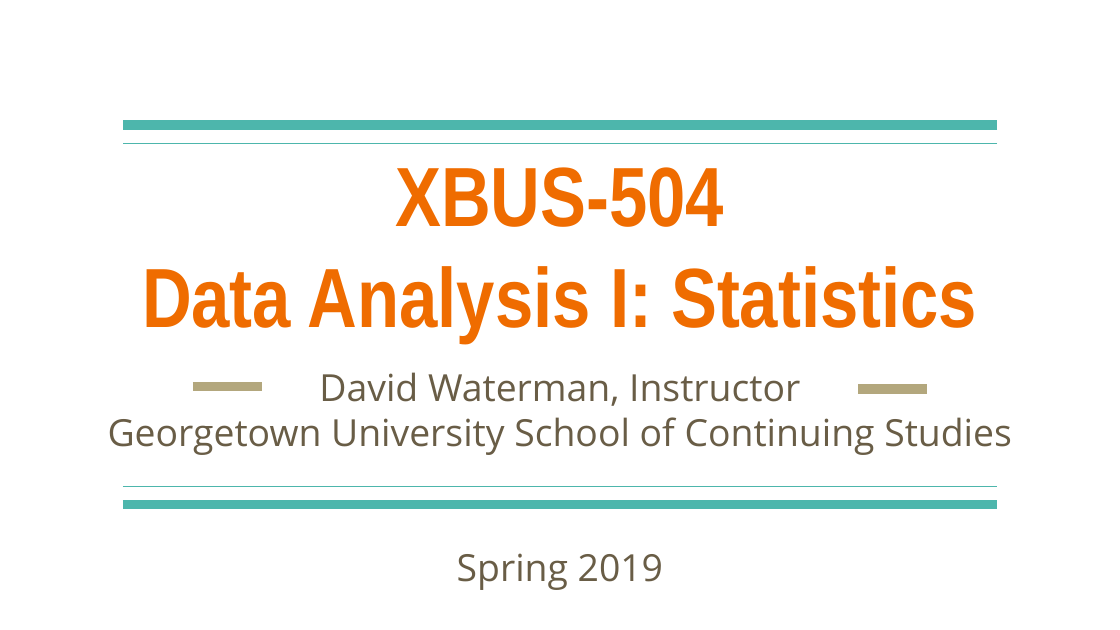
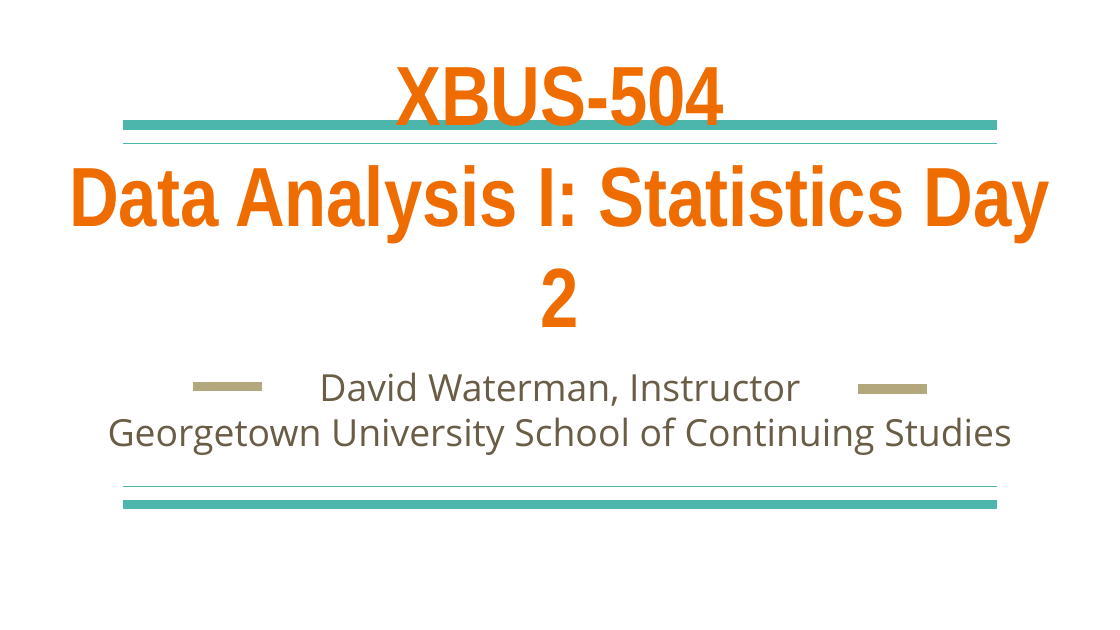
Before and after one commit to georgetown-analytics/XBUS-504-01.Data_Analysis_I_Statistics, a slide deck: slide 1 of slides/XBUS-504-2.pptx. Drawn at 1120x630 pixels with LibreOffice and Linux fonts; fonts in the diff are those of the drawing. Boxes give left, top, right and bottom in pixels: in the first picture for what was removed or moved away, otherwise in the second. Text is boxed around its words. In the diff, an @@ line names an element or a change of style, - is before the commit and + after.

```diff
--- a/slides/XBUS-504-2.pptx
+++ b/slides/XBUS-504-2.pptx
@@ title at (69,165,1050,327): text changed @@
-Data Analysis I: Statistics
+Data Analysis I: Statistics Day 2
@@ subtitle at (457,553,663,590): paragraph removed @@
-Spring 2019
```
Also in this commit, not shown: 5 other slides changed, 5 slides added, 3 slides removed, 5 other files.
